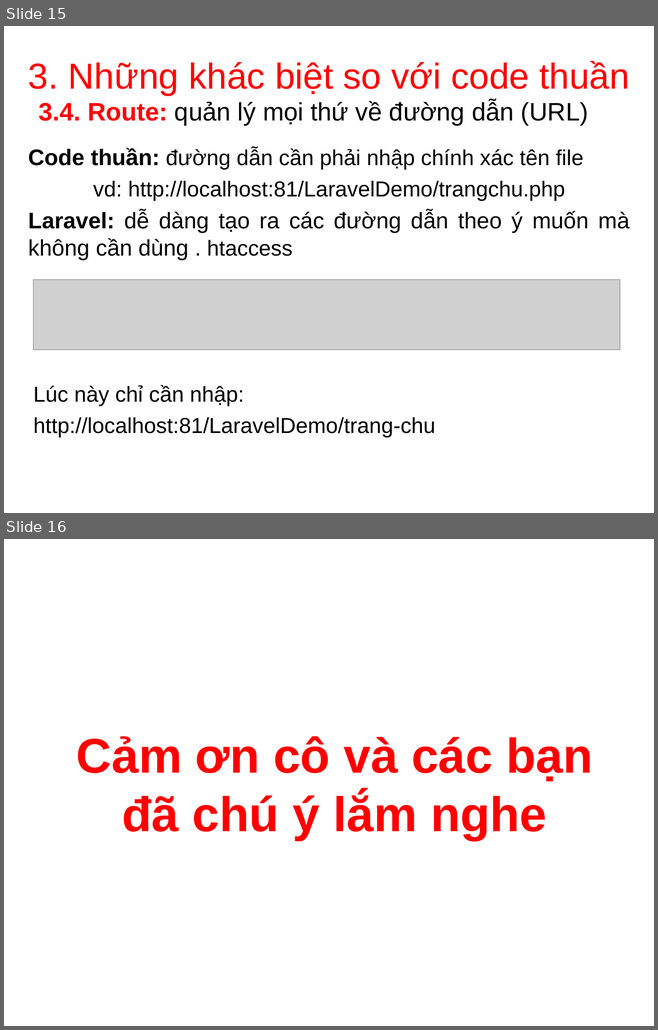
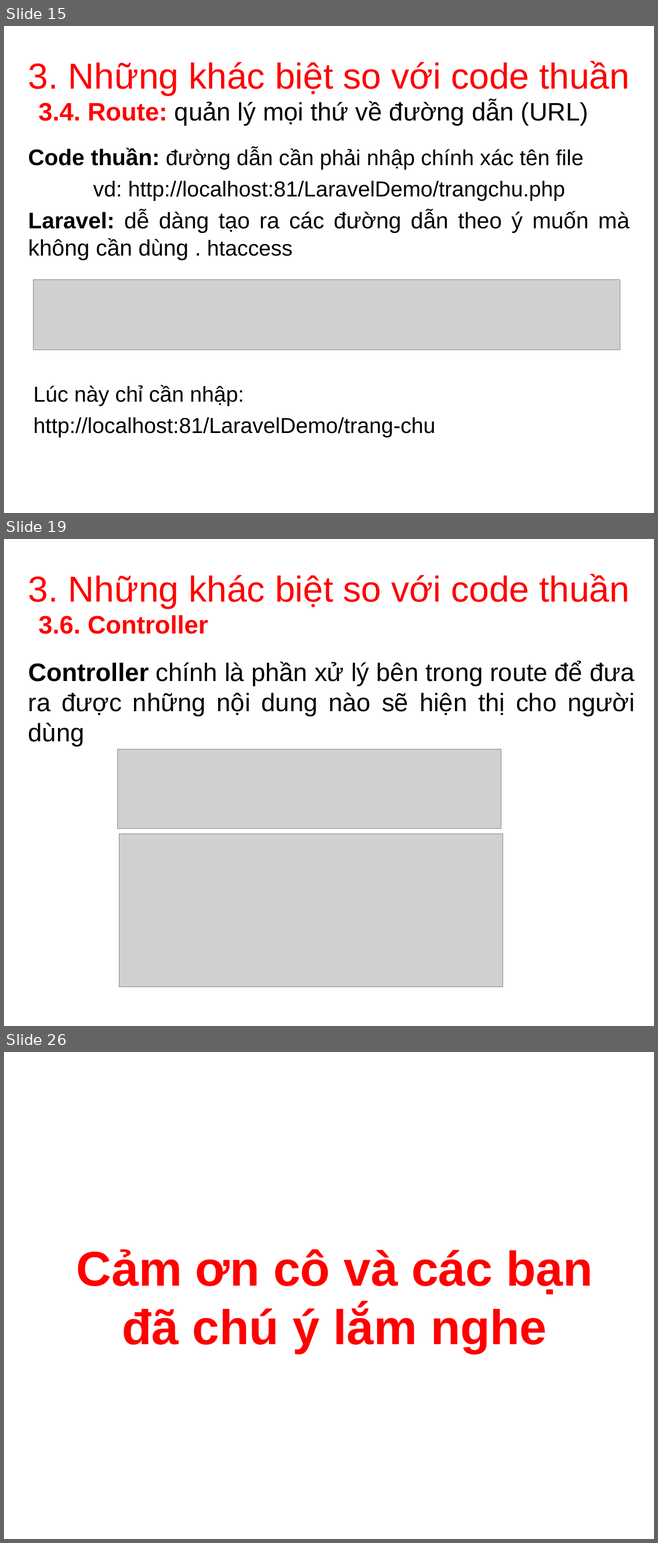
Before and after one commit to buckblack/CNPM_Nhom4_ca1, a slide deck: cnpm_laravel.ppt. Shown one above the other, each under a label of ours: slides 15 and 16 before the commit, slides 15, 19 and 26 after it; the slides between them are not shown. The pictures are 658x1030 and 658x1543 pixels, drawn with LibreOffice and Linux fonts; fonts in the diff are those of the drawing; grey boxes stand for pictures; background and template pictures are left out. Boxes give left, top, right and bottom in pixels: in the first picture for what was removed or moved away, otherwise in the second. Text is boxed around its words. In the diff, an @@ line names an element or a change of style, - is before the commit and + after.

```diff
--- a/cnpm_laravel.ppt
+++ b/cnpm_laravel.ppt
@@ slide 19 added at [4, 539, 654, 1026], background picture (left out) @@
@@ title added at [28, 574, 630, 608], 40 pt, text #FF0000 @@
+3. Những khác biệt so với code thuần
@@ text added at [38, 615, 208, 634], 28 pt, text #FF0000, bold @@
+3.6. Controller
@@ text added at [28, 661, 634, 747], 28 pt, text #000000 @@
+Controller chính là phần xử lý bên trong route để đưa ra được những nội dung nào sẽ hiện thị cho người dùng
@@ picture added at [117, 749, 500, 828] @@
@@ picture added at [119, 834, 503, 987] @@
@@ what was slide 16 is now slide 26 @@
```
Also in this commit, not shown: 9 other slides added.
